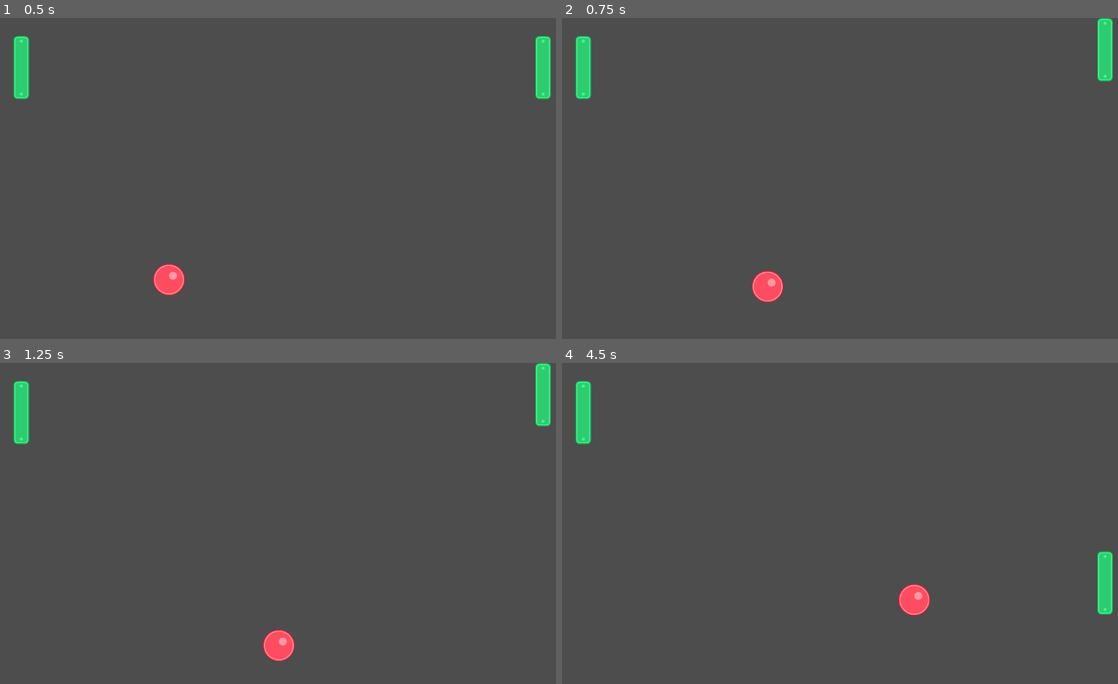
Above: before the commit, frames 1-4 (two rows, left to right).
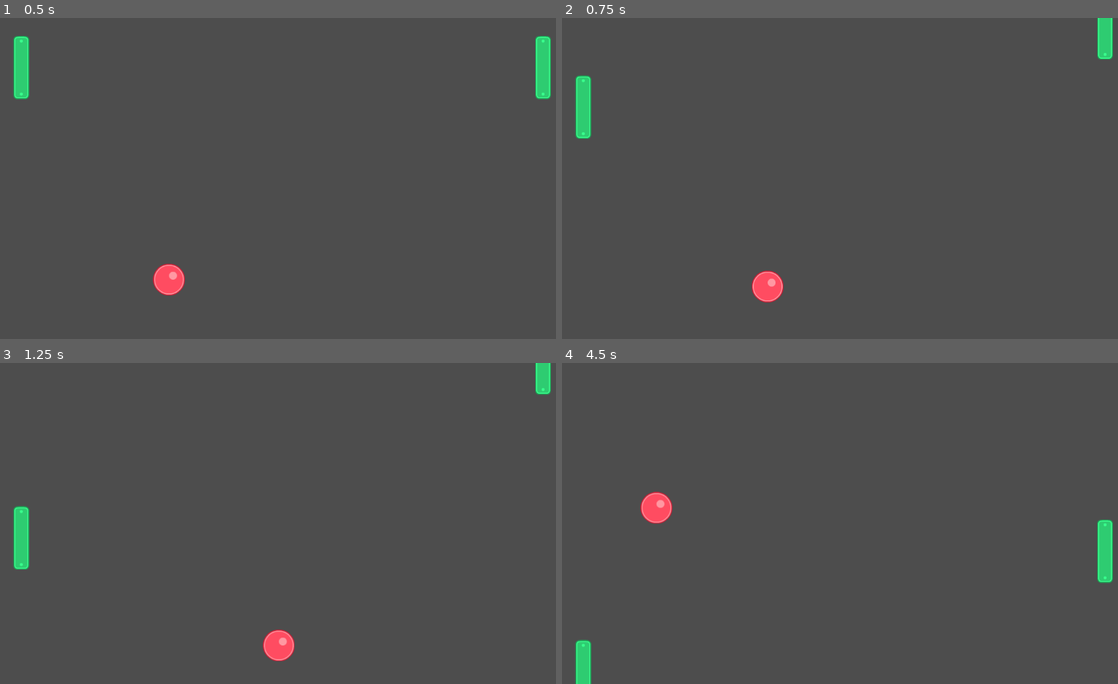
Above: after the commit, the same moments.

Repository: mgerhards/ponggd
Game: Godot game, scene res://pong.tscn
The game is run twice, just before and just after one commit, with the same random seed, the same clock (stepped at 60 frames per second) and the same inputs.
Inputs:
- Up to frame 1 (0.5 s): no input
- Up to frame 2 (0.75 s): hold Up (ui_up) from 0.53 s (still down); hold S (p2_down) from 0.53 s (still down)
- Up to frame 3 (1.25 s): keep holding Up (ui_up); keep holding S (p2_down); tap W (p2_up) at 0.8 s
- Up to frame 4 (4.5 s): release Up (ui_up) at 1.28 s; release S (p2_down) at 1.28 s; hold Down (ui_down) 1.28-2.03 s; tap W (p2_up) at 1.35, 2.3, 2.85, 3.8, 4.35 s; tap S (p2_down) at 1.55, 3.05 s; hold S (p2_down) 2.03-2.78 s; hold Up (ui_up) 2.03-3.53 s; hold S (p2_down) 3.53-4.28 s; hold Down (ui_down) from 3.53 s (still down)

Frame 1 is identical in both runs. In frame 2, 1.0% of the frame differs, in the area x 2-100%, y 0-38%; in frame 3, 1.5%; in frame 4, 2.5%, in the area x 2-100%, y 5-100%.

Commit message:
add player gets point mechanic

Diff:
--- a/paddle_left.gd
+++ b/paddle_left.gd
@@ -1,14 +1,19 @@
-extends CharacterBody2D
+extends StaticBody2D
 
 @export var speed := 400.0
 @export var is_player_one := false
 
-func _physics_process(delta):
+func _process(delta):
 	var input_dir := 0
 	if is_player_one:
-		input_dir = Input.get_action_strength("ui_up") - Input.get_action_strength("ui_down")
+		input_dir = Input.get_action_strength("ui_down") - Input.get_action_strength("ui_up")
 	else:
-		input_dir = Input.get_action_strength("p2_up") - Input.get_action_strength("p2_down")
+		input_dir = Input.get_action_strength("p2_down") - Input.get_action_strength("p2_up")
 
-	velocity = Vector2(0, input_dir * speed)
-	move_and_slide()
+	position.y += input_dir * speed * delta
+
+	if position.y < 0:
+		position.y = 0
+
+	if position.y > 650:
+		position.y=650
--- a/paddle_right.gd
+++ b/paddle_right.gd
@@ -1,14 +1,19 @@
-extends CharacterBody2D
+extends StaticBody2D
 
 @export var speed := 400.0
 @export var is_player_one := true
 
-func _physics_process(delta):
+func _process(delta):
 	var input_dir := 0
 	if is_player_one:
 		input_dir = Input.get_action_strength("ui_down") - Input.get_action_strength("ui_up")
 	else:
 		input_dir = Input.get_action_strength("p2_down") - Input.get_action_strength("p2_up")
 
-	velocity = Vector2(0, input_dir * speed)
-	move_and_slide()
+	position.y += input_dir * speed * delta
+
+	if position.y < 0:
+		position.y = 0
+
+	if position.y > 650:
+		position.y=650
--- a/pong.gd
+++ b/pong.gd
@@ -4,6 +4,8 @@
 @onready var paddle_left := $PaddleLeft
 @onready var paddle_right := $PaddleRight
 
+var p1_score = 0
+var p2_score = 0
 
 func _process(_delta):
 	if ball.position.x < 0 or ball.position.x > get_viewport_rect().size.x:
@@ -12,3 +14,17 @@
 func reset_ball():
 	ball.position = get_viewport_rect().size / 2
 	ball.direction = Vector2(-1 if randf() > 0.5 else 1, randf_range(-0.5, 0.5)).normalized()
+
+
+func _on_wall_left_body_entered(body: Node2D) -> void:
+	if body.name == "ball":
+		p2_score += 1
+		print("Player 2 scores! Score:", p2_score)
+		reset_ball()
+
+
+func _on_wall_right_body_entered(body: Node2D) -> void:
+	if body.name == "ball":
+		p1_score += 1
+		print("Player 1 scores! Score:", p1_score)
+		reset_ball()
--- a/pong.tscn
+++ b/pong.tscn
@@ -20,13 +20,13 @@
 size = Vector2(1153, 10)
 
 [sub_resource type="RectangleShape2D" id="RectangleShape2D_ludyb"]
-size = Vector2(10, 658)
+size = Vector2(1167, 13)
 
 [sub_resource type="RectangleShape2D" id="RectangleShape2D_trlu6"]
 size = Vector2(12, 648)
 
 [sub_resource type="RectangleShape2D" id="RectangleShape2D_a6iag"]
-size = Vector2(1152, 12)
+size = Vector2(8, 668)
 
 [node name="Node2D" type="Node2D"]
 script = ExtResource("1_ludyb")
@@ -54,7 +54,7 @@
 [node name="CollisionShape2D" type="CollisionShape2D" parent="PaddleLeft"]
 shape = SubResource("RectangleShape2D_pkvn5")
 
-[node name="PaddleRight" type="CharacterBody2D" parent="."]
+[node name="PaddleRight" type="StaticBody2D" parent="."]
 position = Vector2(1100, 100)
 script = ExtResource("5_ludyb")
 
@@ -76,17 +76,20 @@
 [node name="WallBottom" type="StaticBody2D" parent="Walls"]
 
 [node name="CollisionShape2D" type="CollisionShape2D" parent="Walls/WallBottom"]
-position = Vector2(-5, 319)
+position = Vector2(583.5, 654.5)
 shape = SubResource("RectangleShape2D_ludyb")
 
-[node name="WallLeft" type="StaticBody2D" parent="Walls"]
+[node name="WallLeft" type="Area2D" parent="Walls"]
 
 [node name="CollisionShape2D" type="CollisionShape2D" parent="Walls/WallLeft"]
 position = Vector2(1158, 324)
 shape = SubResource("RectangleShape2D_trlu6")
 
-[node name="WallRight" type="StaticBody2D" parent="Walls"]
+[node name="WallRight" type="Area2D" parent="Walls"]
 
 [node name="CollisionShape2D" type="CollisionShape2D" parent="Walls/WallRight"]
-position = Vector2(576, 654)
+position = Vector2(-4, 323)
 shape = SubResource("RectangleShape2D_a6iag")
+
+[connection signal="body_entered" from="Walls/WallLeft" to="." method="_on_wall_left_body_entered"]
+[connection signal="body_entered" from="Walls/WallRight" to="." method="_on_wall_right_body_entered"]
